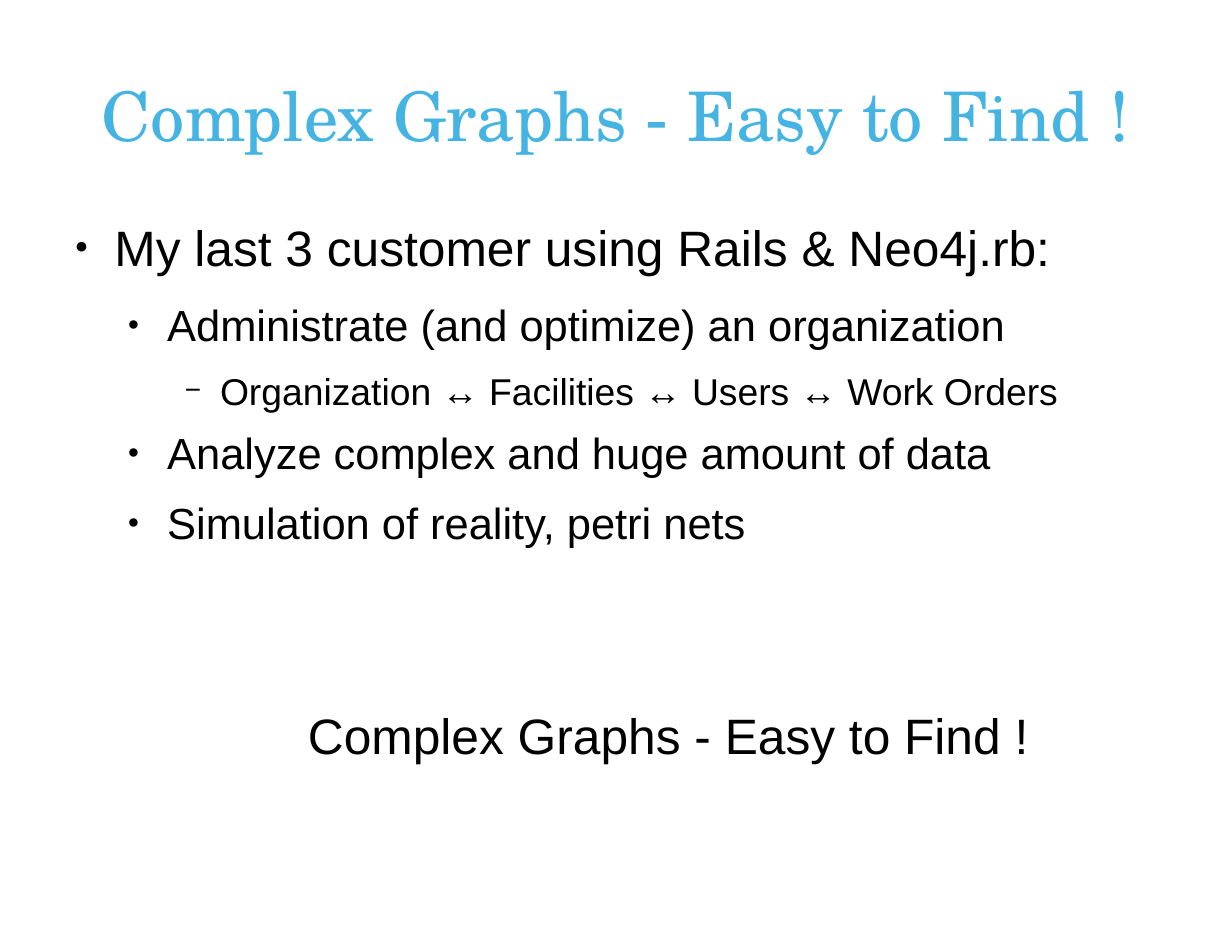
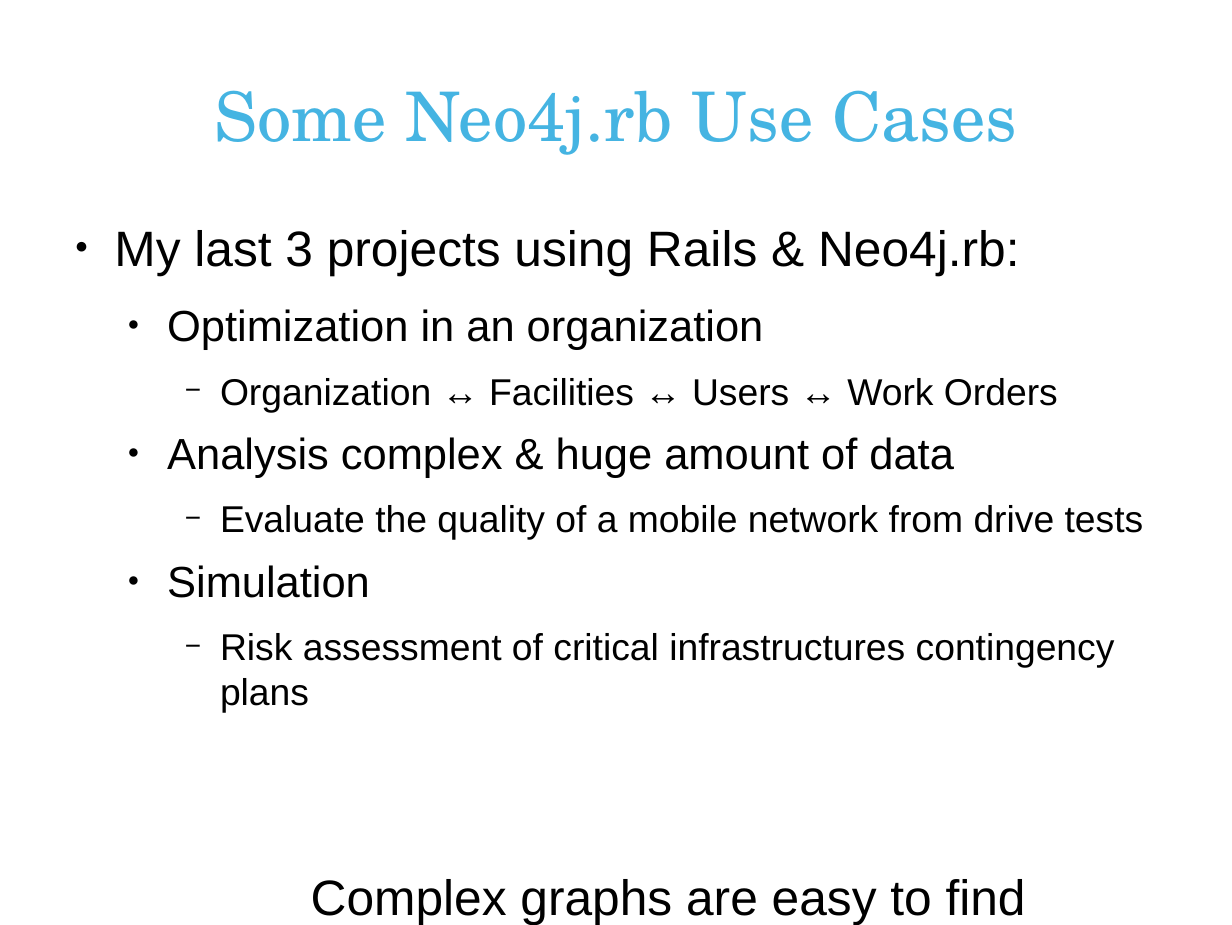
Before and after one commit to andreasronge/andreasronge.github.com, a slide deck: slide 6 of rails-conf.rb.odp (slide 5 before the commit). Drawn at 1232x925 pixels with LibreOffice and Linux fonts; fonts in the diff are those of the drawing; background and template pictures are left out. Boxes give left, top, right and bottom in pixels: in the first picture for what was removed or moved away, otherwise in the second. Text is boxed around its words. In the diff, an @@ line names an element or a change of style, - is before the commit and + after.

```diff
--- a/rails-conf.rb.odp
+++ b/rails-conf.rb.odp
@@ title at [214, 90, 1017, 155]: text changed @@
-Complex Graphs - Easy to Find !
+Some Neo4j.rb Use Cases
@@ text at [114, 230, 1019, 350]: text changed; size 28 to 32 pt @@
-● My last 3 customer using Rails & Neo4j.rb:
-  ● Administrate (and optimize) an organization
+● My last 3 projects using Rails & Neo4j.rb:
+  ● Optimization in an organization
@@ text at [167, 437, 1144, 925]: text changed; size 28 to 24 pt @@
-  ● Analyze complex and huge amount of data
-  ● Simulation of reality, petri nets
-Complex Graphs - Easy to Find !
+  ● Analysis complex & huge amount of data
+    − Evaluate the quality of a mobile network from drive tests
+  ● Simulation
+    − Risk assessment of critical infrastructures contingency plans
+Complex graphs are easy to find
```
Also in this commit, not shown: 1 other slide changed, 1 slide added, 1 other file.
